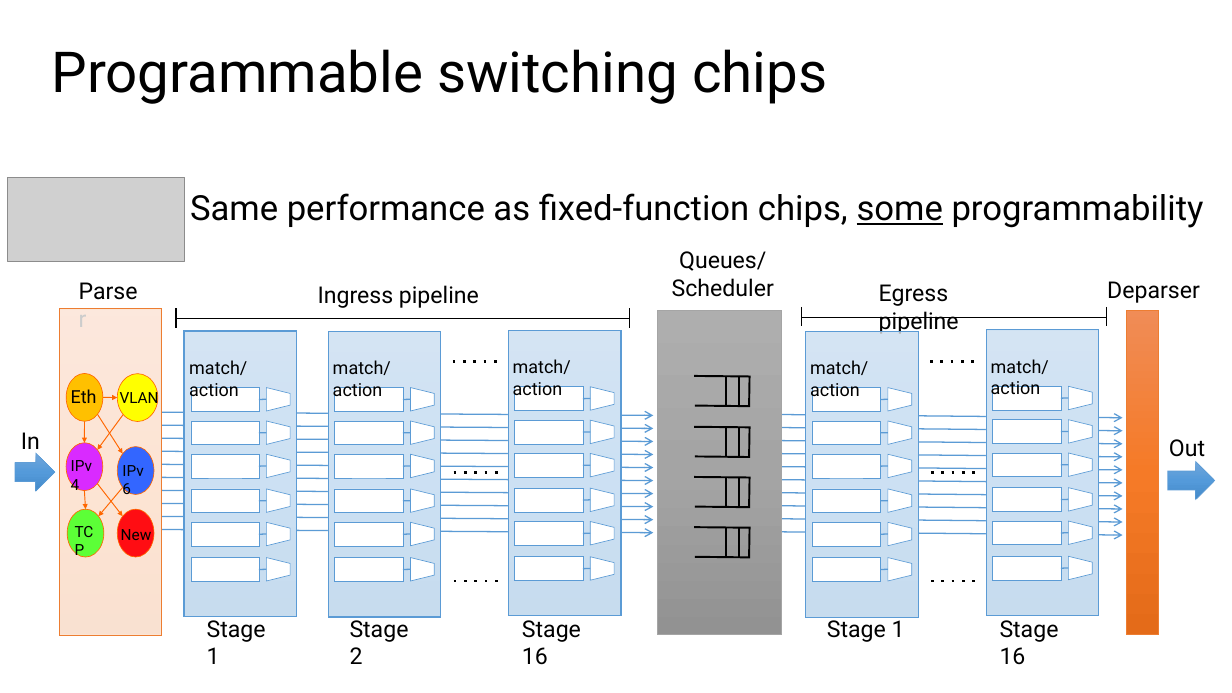
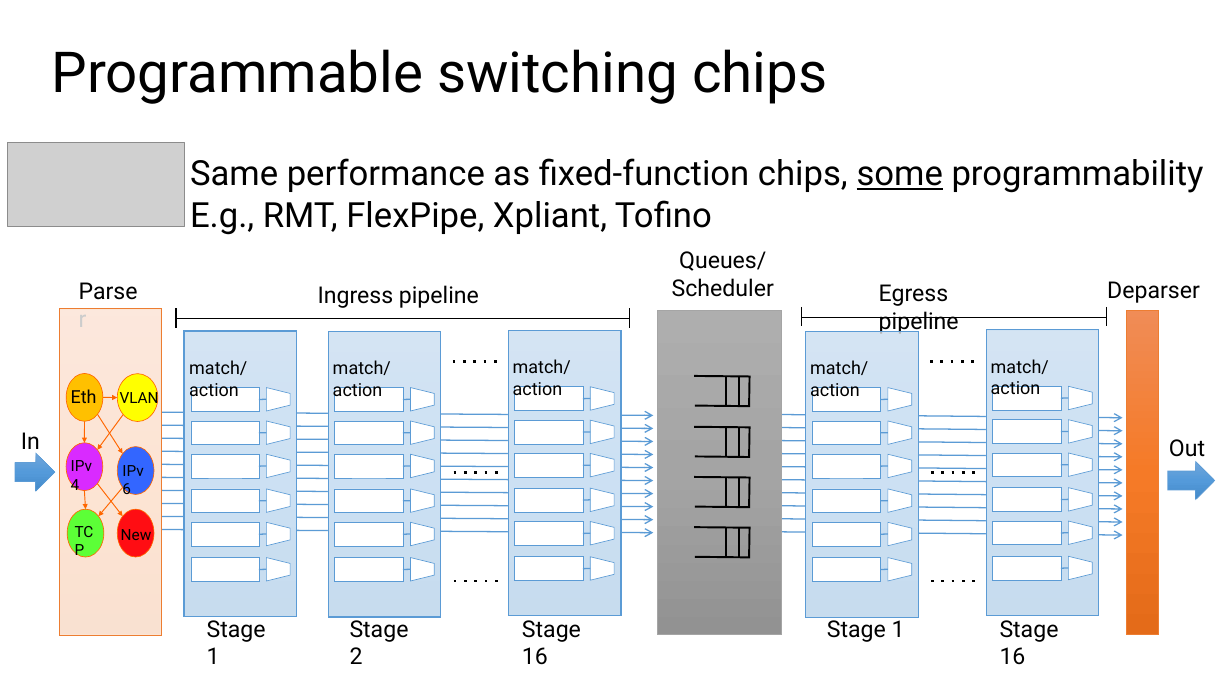
Before and after one commit to anirudhSK/pifo-domino-marple-ppts, a slide deck: slide 3 of domino_sigcomm.pptx (slide 4 before the commit). Drawn at 1232x693 pixels with LibreOffice and Linux fonts; fonts in the diff are those of the drawing; grey boxes stand for pictures. Boxes give left, top, right and bottom in pixels: in the first picture for what was removed or moved away, otherwise in the second. Text is boxed around its words. In the diff, an @@ line names an element or a change of style, - is before the commit and + after.

```diff
--- a/domino_sigcomm.pptx
+++ b/domino_sigcomm.pptx
@@ picture moved from (x1=7, y1=177, x2=185, y2=262) to (x1=7, y1=142, x2=185, y2=226) @@
@@ text "Same performance as fixed-function chips, ..." moved from (x1=190, y1=193, x2=1204, y2=228) to (x1=190, y1=158, x2=1204, y2=235) @@
@@ text at (x1=190, y1=200, x2=712, y2=235): paragraph added @@
+E.g., RMT, FlexPipe, Xpliant, Tofino
```
Also in this commit, not shown: 7 other slides changed.
